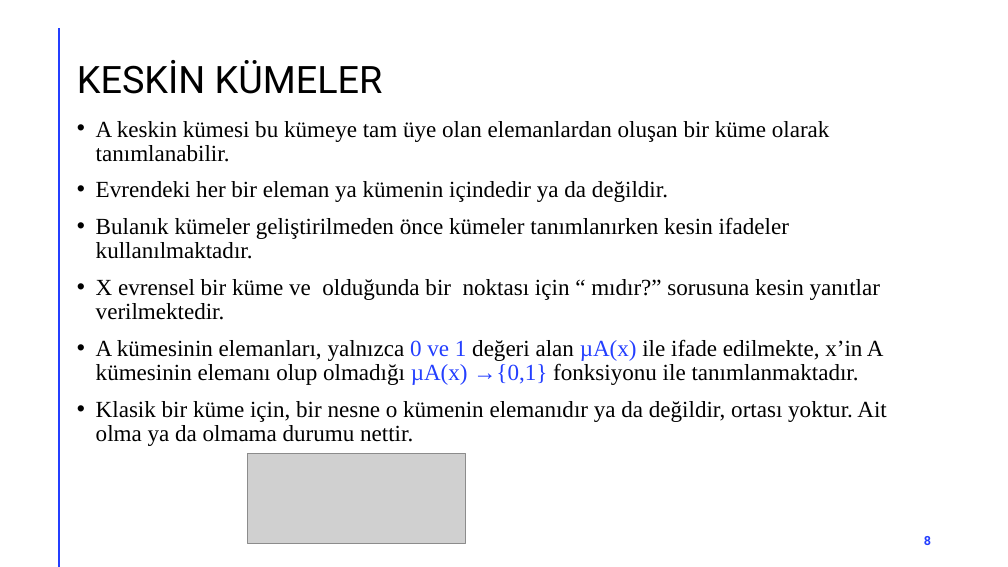
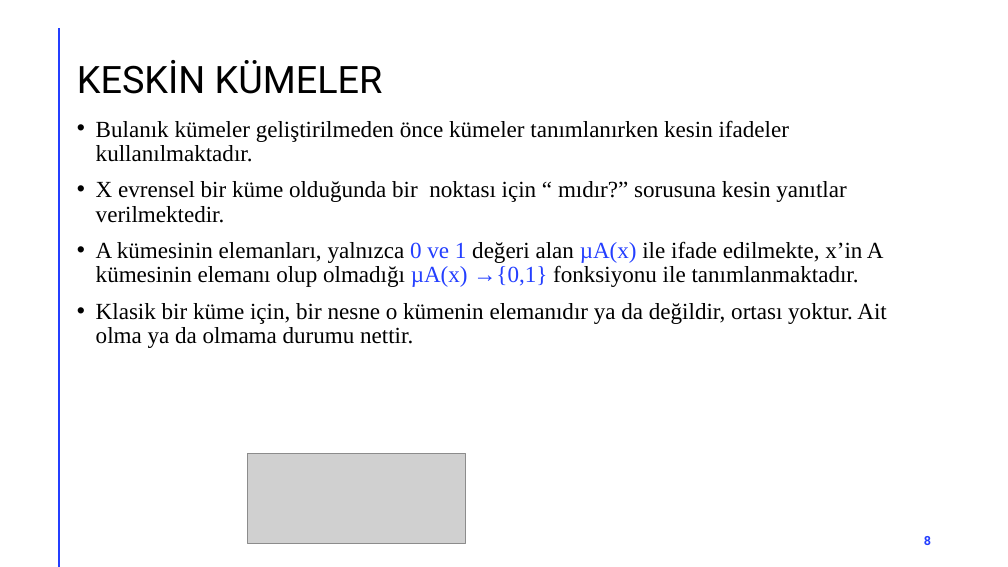
Before and after one commit to akaraci/Bulanik_Mantik, a slide deck: slide 8 of Hafta-2.pptx. Drawn at 1008x567 pixels with LibreOffice and Linux fonts; fonts in the diff are those of the drawing; grey boxes stand for pictures. Boxes give left, top, right and bottom in pixels: in the first picture for what was removed or moved away, otherwise in the second. Text is boxed around its words. In the diff, an @@ line names an element or a change of style, - is before the commit and + after.

```diff
--- a/Hafta-2.pptx
+++ b/Hafta-2.pptx
@@ text at bbox=[96, 121, 830, 202]: paragraphs removed @@
-• A keskin kümesi bu kümeye tam üye olan elemanlardan oluşan bir küme olarak tanımlanabilir.
-• Evrendeki her bir eleman ya kümenin içindedir ya da değildir.
@@ text at bbox=[96, 181, 846, 223]: text changed @@
-• X evrensel bir küme ve olduğunda bir noktası için “ mıdır?” sorusuna kesin yanıtlar verilmektedir.
+• X evrensel bir küme olduğunda bir noktası için “ mıdır?” sorusuna kesin yanıtlar verilmektedir.
```
Also in this commit, not shown: 16 other slides changed, 1 slide added.
